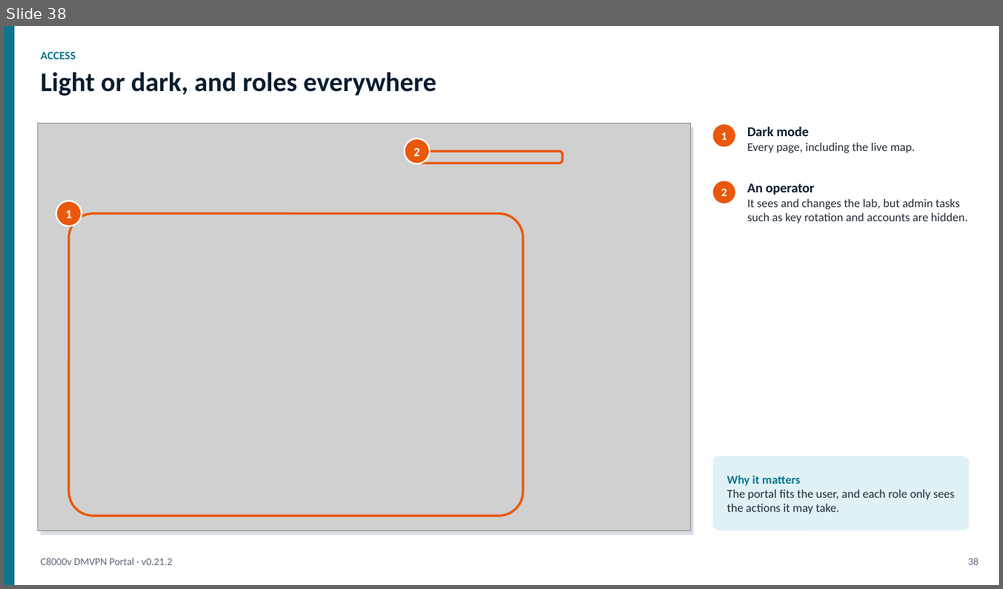
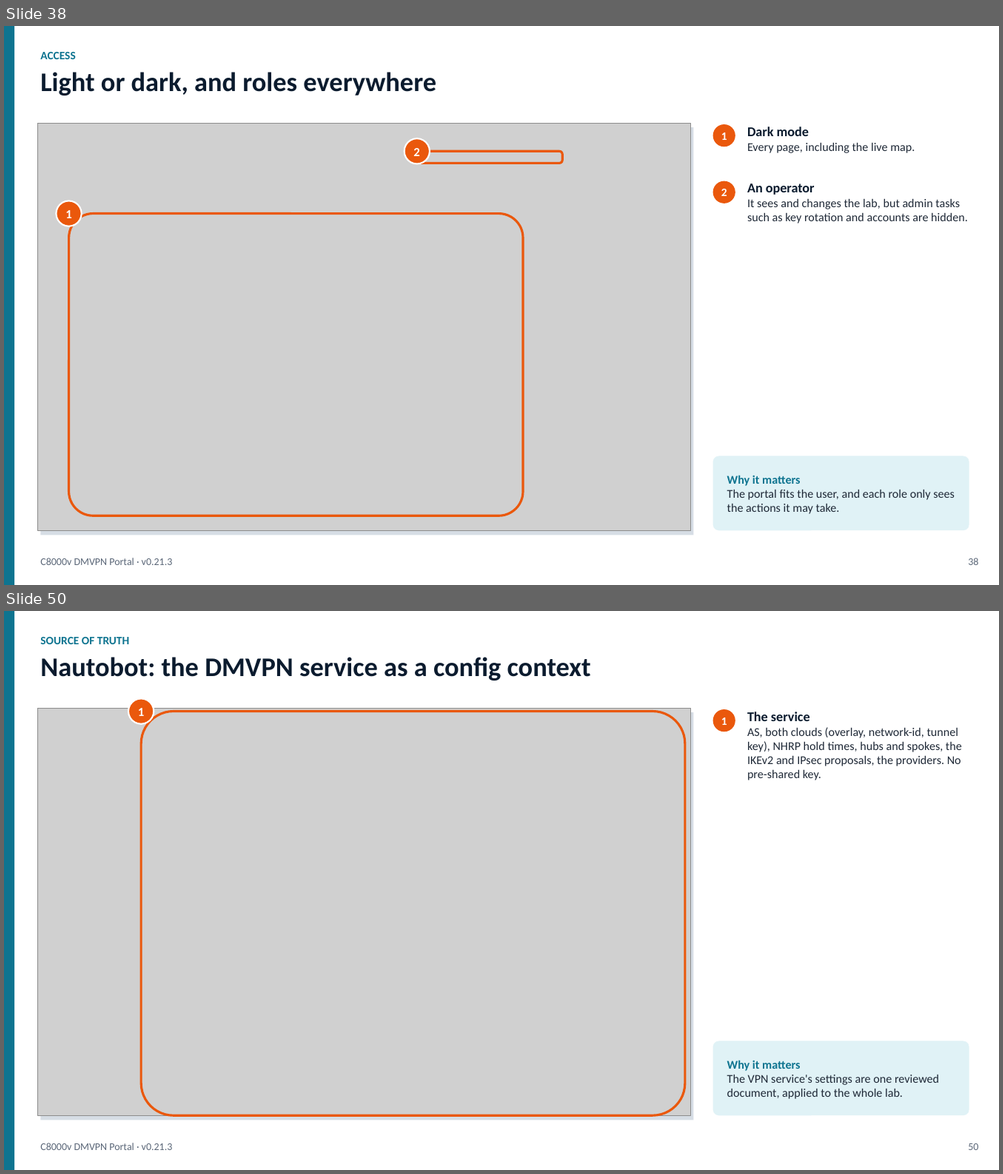
Before and after one commit to dcantor/c8000v-dmvpn-lab, a slide deck: docs/presentation/c8000v-dmvpn-portal.pptx. Shown one above the other, each under a label of ours: slide 38 before the commit, slides 38 and 50 after it; the slides between them are not shown. The pictures are 1003x589 and 1003x1174 pixels, drawn with LibreOffice and Linux fonts; fonts in the diff are those of the drawing; grey boxes stand for pictures. Boxes give left, top, right and bottom in pixels: in the first picture for what was removed or moved away, otherwise in the second. Text is boxed around its words. In the diff, an @@ line names an element or a change of style, - is before the commit and + after.

```diff
--- a/docs/presentation/c8000v-dmvpn-portal.pptx
+++ b/docs/presentation/c8000v-dmvpn-portal.pptx
@@ slide 50 added at bbox=[4, 611, 999, 1170], background #FFFFFF @@
@@ rectangle added at bbox=[4, 611, 14, 1170], fill #0E7490 @@
@@ text added at bbox=[40, 637, 129, 644], 11 pt, text #0E7490, bold @@
+SOURCE OF TRUTH
@@ text added at bbox=[40, 657, 591, 681], 26 pt, text #0B1B2E, bold @@
+Nautobot: the DMVPN service as a config context
@@ ellipse added at bbox=[128, 699, 154, 724], fill #EA580C, outline #FFFFFF 1.5 pt, 12 pt, text #FFFFFF, bold @@
+1
@@ picture added at bbox=[37, 708, 691, 1116] @@
@@ rectangle added at bbox=[40, 712, 694, 1121], fill #D6DDE5 @@
@@ rounded rectangle added at bbox=[142, 712, 686, 1116], outline #EA580C 2.25 pt @@
@@ ellipse added at bbox=[713, 709, 735, 732], fill #EA580C, 11 pt, text #FFFFFF, bold @@
+1
@@ text added at bbox=[747, 712, 962, 780], 11.5 pt, text #1F2937 @@
+The service
+AS, both clouds (overlay, network-id, tunnel key), NHRP hold times, hubs and spokes, the IKEv2 and IPsec proposals, the providers. No pre-shared key.
@@ rounded rectangle added at bbox=[713, 1042, 969, 1116], fill #E0F2F6 @@
@@ text added at bbox=[727, 1060, 939, 1099], 11.5 pt, text #1F2937 @@
+Why it matters
+The VPN service's settings are one reviewed document, applied to the whole lab.
@@ text added at bbox=[40, 1143, 173, 1150], 10 pt, text #5B6778 @@
+C8000v DMVPN Portal · v0.21.3
@@ text added at bbox=[967, 1144, 978, 1150], 10 pt, text #5B6778 @@
+50
@@ slide 38 changed as well @@
@@ text at bbox=[40, 558, 173, 565]: text changed @@
-C8000v DMVPN Portal · v0.21.2
+C8000v DMVPN Portal · v0.21.3
```
Also in this commit, not shown: 35 other slides changed, 20 other slides added, 25 other files.
